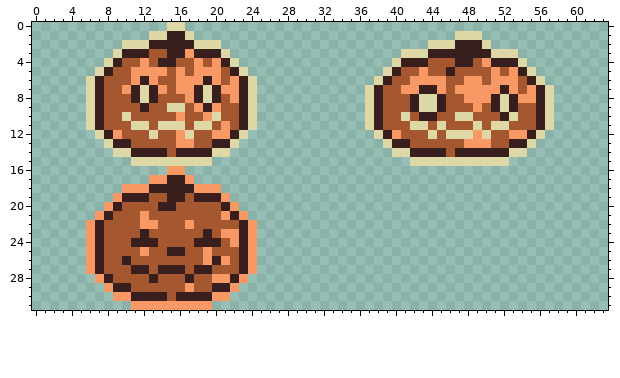
File history of a pixel-art sprite, assets/pumpkin.gif. Above, as it was before the edit.
The file is 64x32 pixels.
Once edited:
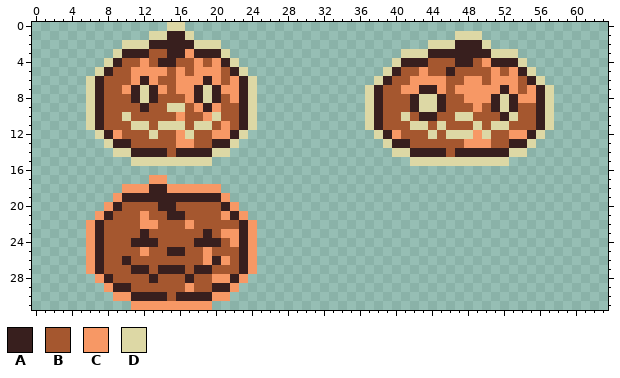
Palette (. is transparent): A #381f1e  B #a5572f  C #f79865  D #ddd8a5
Log entry: pumpkin is now an on/off switch
Diff:
The edit turns colour B into colour A in row 19 at x 13 to 14 and 17; in row 21 at x 15 to 16.
The edit turns colour A into colour C in row 18 at x 15 to 17.
Colour A is gone in row 17 at x 15 to 16.
Colour C is gone in row 16 at x 15 to 16; in row 17 at x 17.
